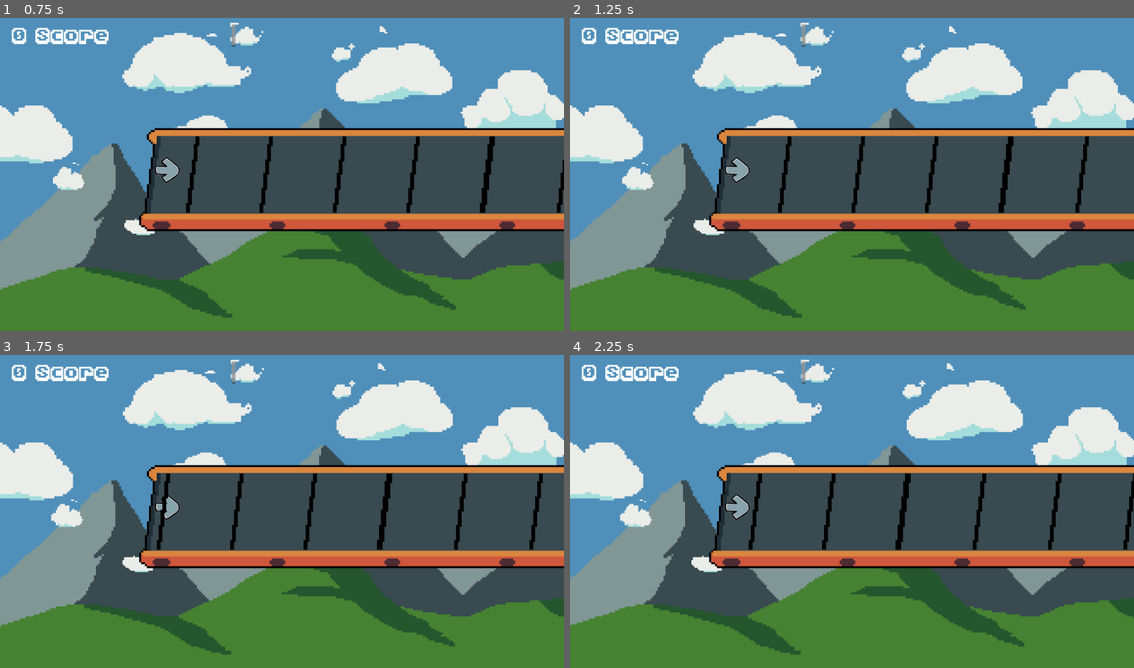
Above: before the commit, frames 1-4 (two rows, left to right).
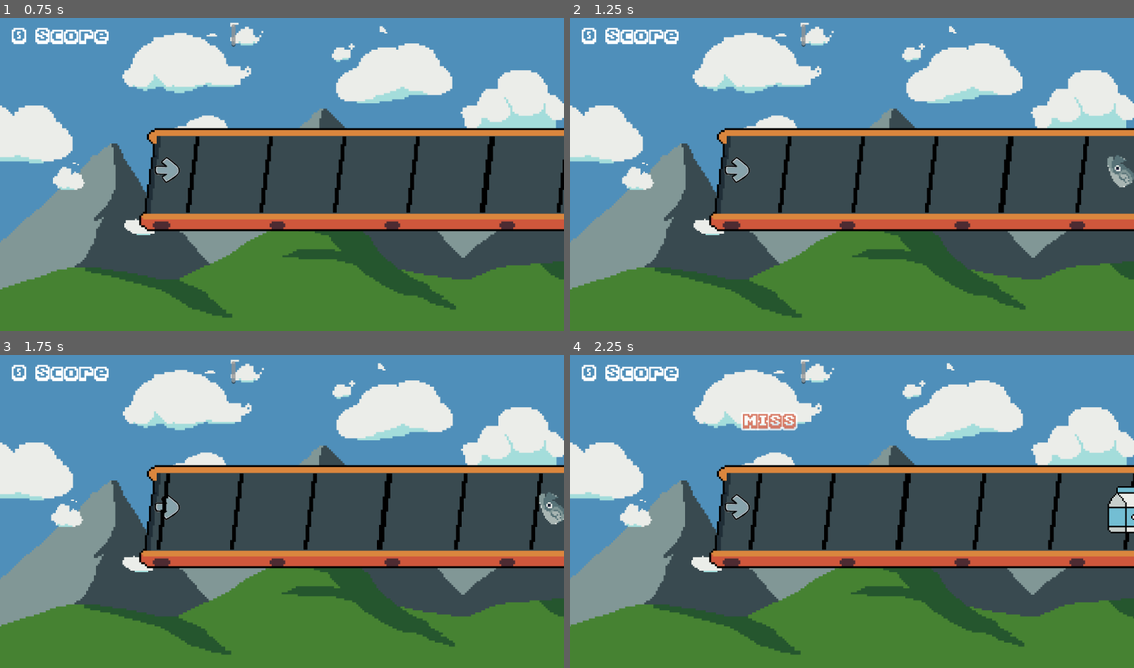
Above: after the commit, the same moments.

Repository: piperinnshall/wlgg-world-day
Game: Godot game, scene res://src/stages/stage_one.tscn
Same seed, same stepped clock (60 frames per second), same inputs: the game is played once before the commit and once after it. Sound files missing from this copy of the repository are replaced by a short silence.
Inputs:
- Up to frame 1 (0.75 s): tap E (key_E) at 0.6 s
- Up to frame 2 (1.25 s): no input
- Up to frame 3 (1.75 s): tap Q (key_Q) at 1.35 s
- Up to frame 4 (2.25 s): tap E (key_E) at 2.1 s

Frame 1 is identical in both runs. In frame 2, 0.3% of the frame differs, in the area x 95-100%, y 43-55%; in frame 3, 0.3%; in frame 4, 1.0%, in the area x 30-100%, y 18-57%.

Commit message:
feat: Completed level editor

Diff:
--- a/src/nodes/level_editor.tscn
+++ b/src/nodes/level_editor.tscn
@@ -6,3 +6,5 @@
 script = ExtResource("1_m5net")
 
 [node name="MusicPlayer" type="AudioStreamPlayer2D" parent="."]
+
+[connection signal="finished" from="MusicPlayer" to="." method="_on_music_player_finished"]
--- a/src/scripts/level_editor.gd
+++ b/src/scripts/level_editor.gd
@@ -1,9 +1,15 @@
 extends Node2D
 
 # Set this to true before the game to add levels
-const in_editor: bool = true
+const in_editor: bool = false
+
 var level_name_current = "WHIMSICAL_TOWN"
-# Each level has an array km times
+
+# How long it takes for the key to reach the critical spot
+var km_move_time: float = 1.625
+var km_output_arr = [[], []]
+
+# Each level has an array km_times
 # km times stores the time to spawn the km
 var level_info = {
 	"WHIMSICAL_TOWN" = {
@@ -37,8 +43,11 @@
 			counter += 1
 
 func key_listener_press(button_name: String, array_num: int):
-	print(array_num)
+	km_output_arr[array_num].append($MusicPlayer.get_playback_position()- km_move_time)
 
 func spawn_moving_key(button_name: String, delay: float):
 	await get_tree().create_timer(delay).timeout
 	Signals.create_moving_key.emit(button_name)
+
+func _on_music_player_finished() -> void:
+	print(km_output_arr)
